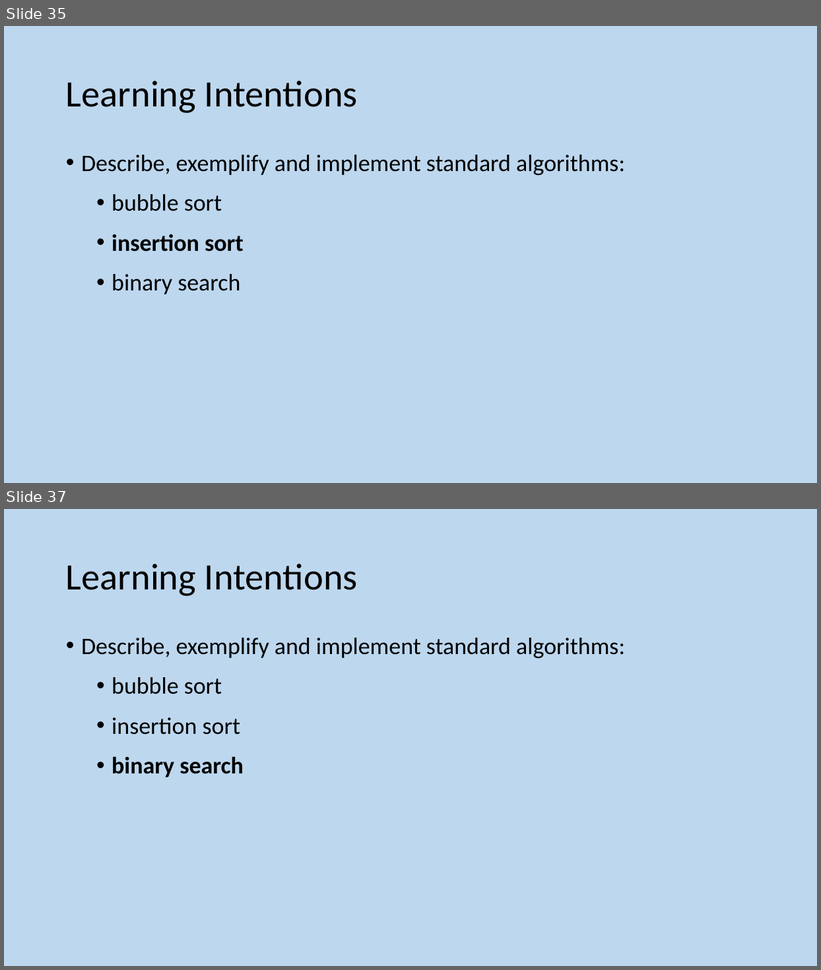
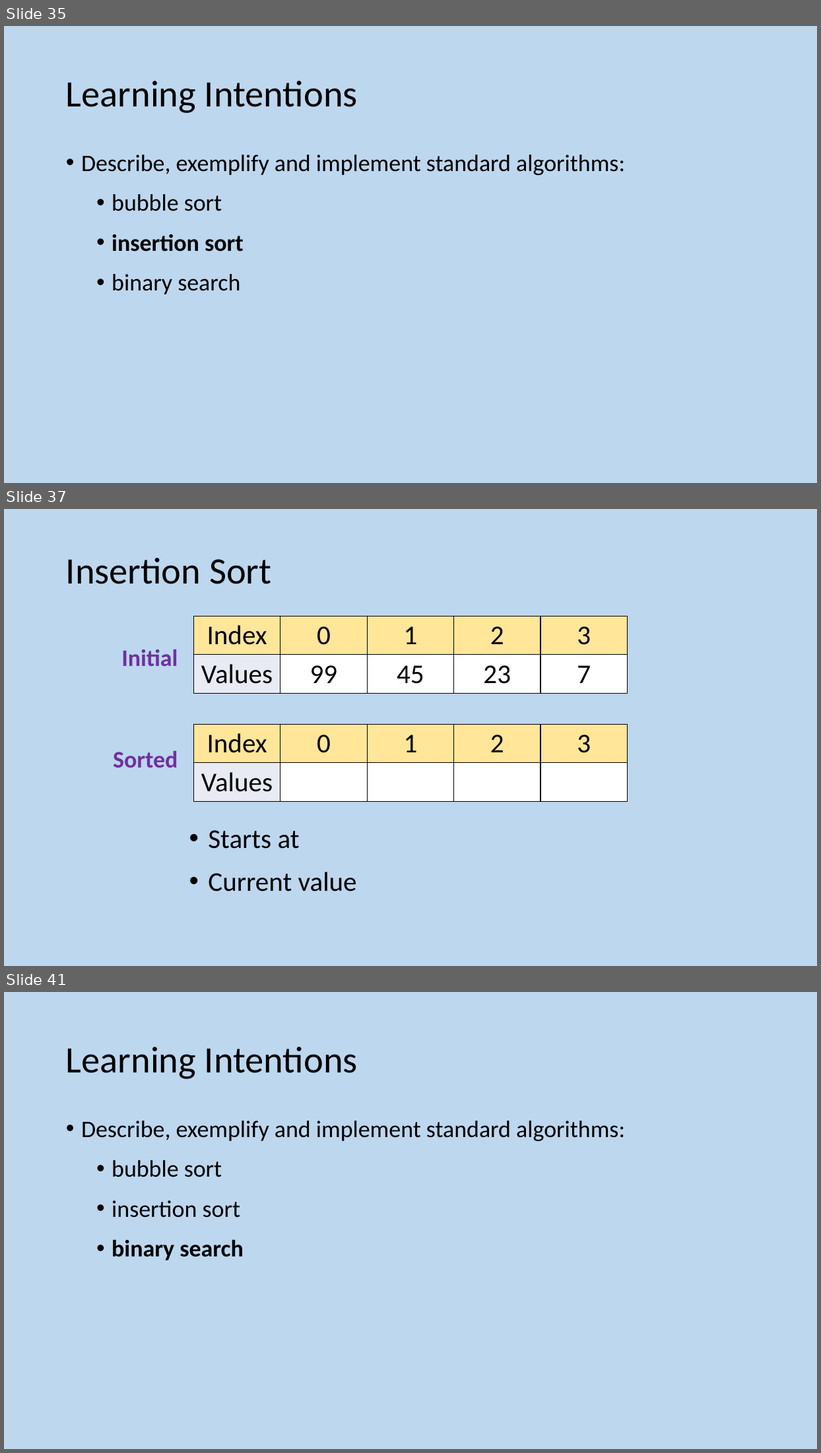
Before and after one commit to MrFriendCS/MrFriendCS.github.io, a slide deck: ah-cs/sdd/AH CS SDD Slides.pptx. Shown one above the other, each under a label of ours: slides 35 and 37 before the commit, slides 35, 37 and 41 after it; the slides between them are not shown. The pictures are 821x970 and 821x1453 pixels, drawn with LibreOffice and Linux fonts; fonts in the diff are those of the drawing. Boxes give left, top, right and bottom in pixels: in the first picture for what was removed or moved away, otherwise in the second. Text is boxed around its words. In the diff, an @@ line names an element or a change of style, - is before the commit and + after.

```diff
--- a/ah-cs/sdd/AH CS SDD Slides.pptx
+++ b/ah-cs/sdd/AH CS SDD Slides.pptx
@@ slide 37 added at [4,509,817,966], background #BDD7EE @@
@@ title added at [66,558,271,584], 44 pt, text #000000 @@
+Insertion Sort
@@ table added at [193,616,627,654], 1 rows, 5 columns @@
+Index | 0 | 1 | 2 | 3
@@ text added at [121,650,178,666], 28 pt, text #7030A0, bold @@
+Initial
@@ table added at [193,655,627,693], 1 rows, 5 columns @@
+Values | 99 | 45 | 23 | 7
@@ table added at [193,724,627,762], 1 rows, 5 columns @@
+Index | 0 | 1 | 2 | 3
@@ text added at [113,751,178,768], 28 pt, text #7030A0, bold @@
+Sorted
@@ table added at [193,762,627,801], 1 rows, 5 columns @@
+Values |  |  |  | 
@@ text added at [208,830,357,892], 32 pt, text #000000 @@
+• Starts at
+• Current value
@@ what was slide 37 is now slide 41 @@
```
Also in this commit, not shown: 1 slide changed, 9 other slides added, 2 slides removed, 6 other files.
